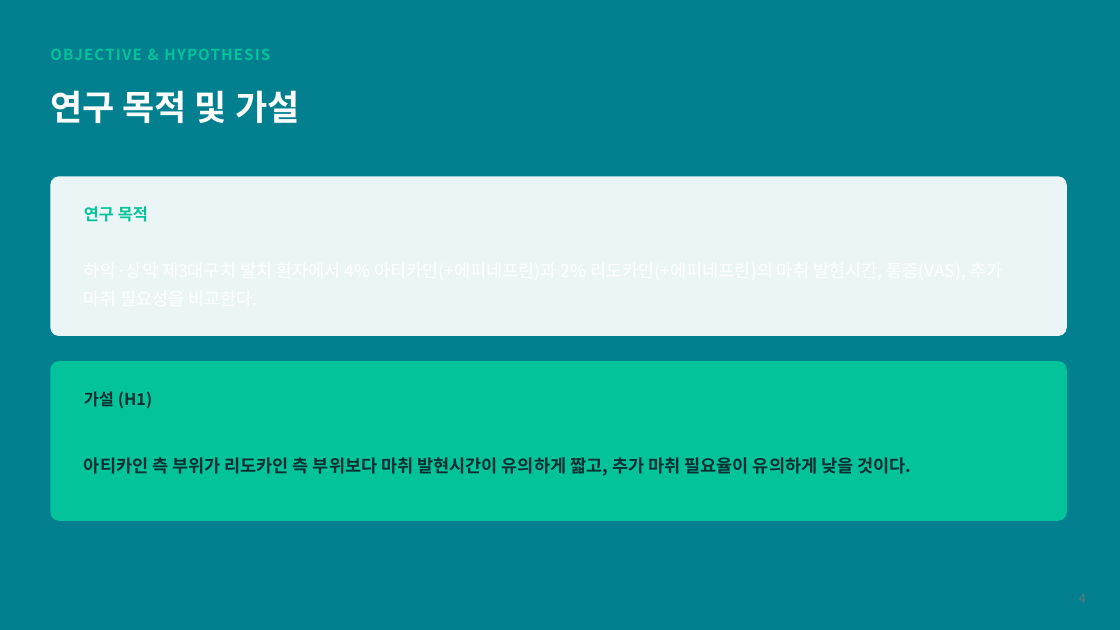
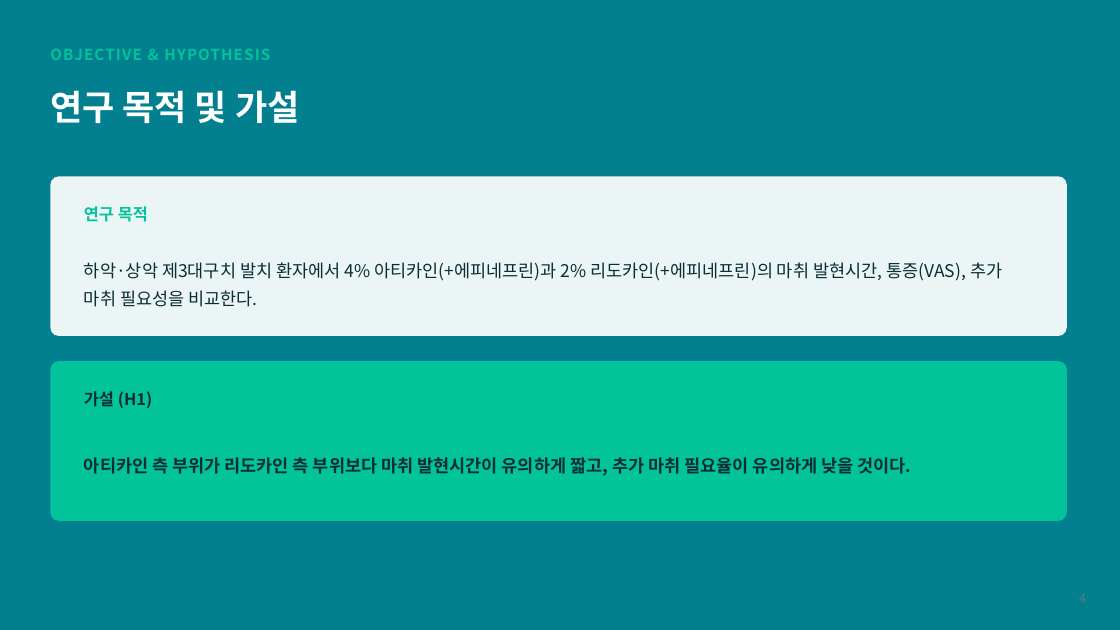
Before and after one commit to yojokem/-, a slide deck: slide 4 of 치과약리학실험2-논문발표/치과약리학실험2_논문발표.pptx. Drawn at 1120x630 pixels with LibreOffice and Linux fonts; fonts in the diff are those of the drawing. Boxes give left, top, right and bottom in pixels: in the first picture for what was removed or moved away, otherwise in the second. Text is boxed around its words. In the diff, an @@ line names an element or a change of style, - is before the commit and + after.

```diff
--- a/치과약리학실험2-논문발표/치과약리학실험2_논문발표.pptx
+++ b/치과약리학실험2-논문발표/치과약리학실험2_논문발표.pptx
@@ text added at (84,262,1002,307), 15 pt, text #0B2E33 @@
+하악·상악 제3대구치 발치 환자에서 4% 아티카인(+에피네프린)과 2% 리도카인(+에피네프린)의 마취 발현시간, 통증(VAS), 추가 마취 필요성을 비교한다.
```
Also in this commit, not shown: 3 other slides changed, 5 other files.
